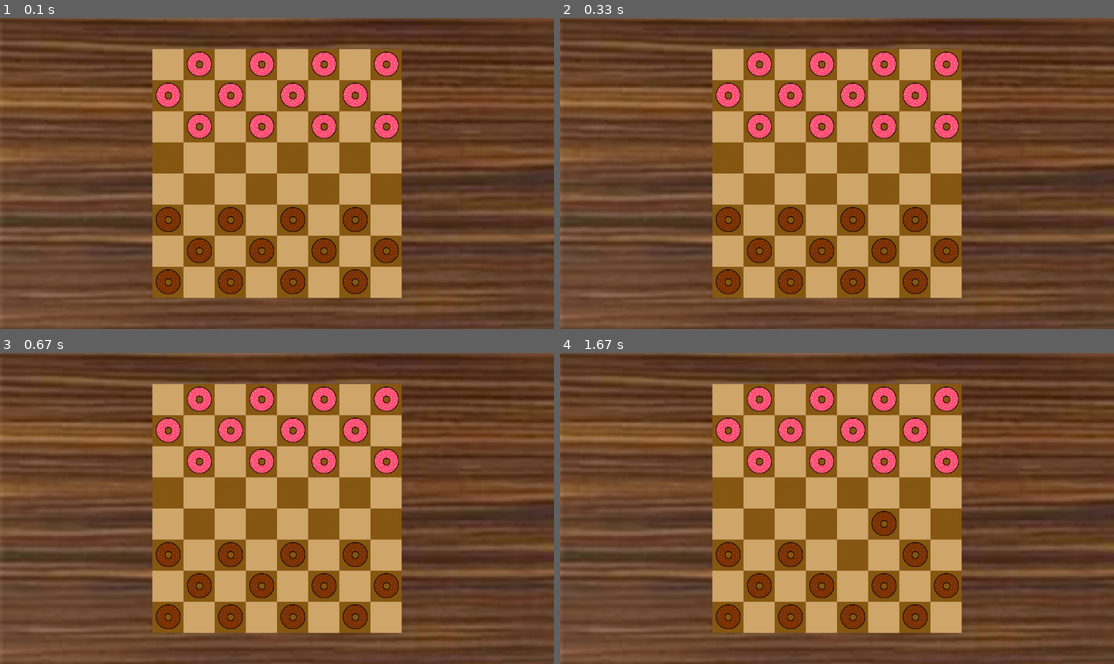
Above: before the commit, frames 1-4 (two rows, left to right).
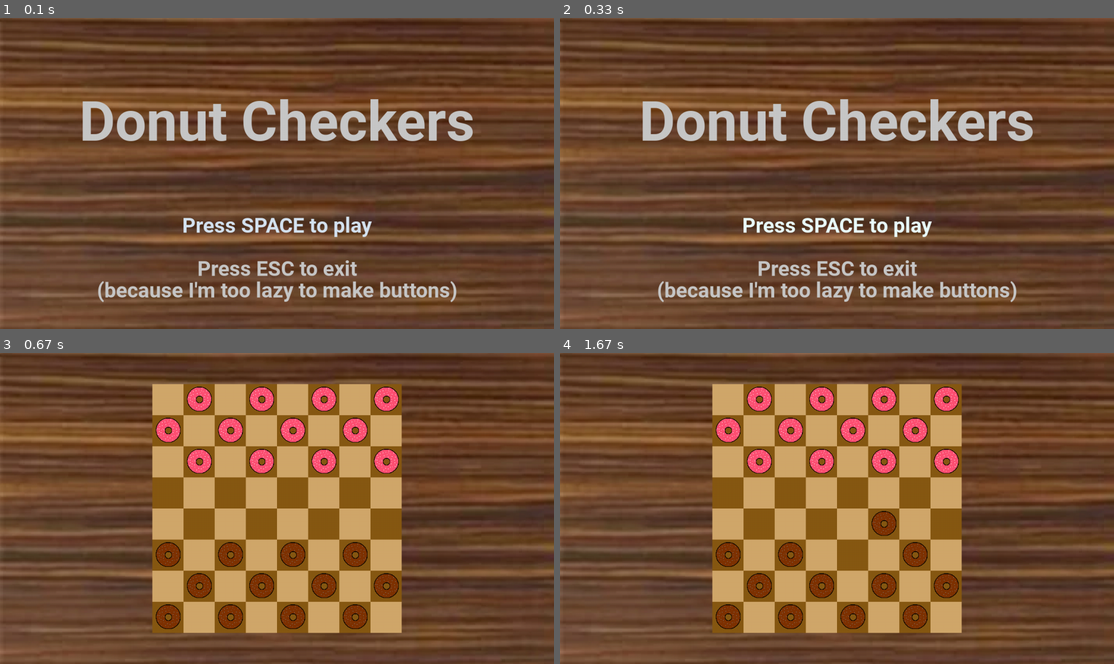
Above: after the commit, the same moments.

Repository: SeriousGuy888/pygame-checkers
Game: pygame game, started from __main__.py
Same seed, same stepped clock (60 frames per second), same inputs: the game is played once before the commit and once after it.
Inputs (mouse positions are in pixels of both pictures, inside the frame that each line leads up to):
- Up to frame 1 (0.1 s): no input
- Up to frame 2 (0.33 s): no input
- Up to frame 3 (0.67 s): tap Space at 0.33 s
- Up to frame 4 (1.67 s): press the mouse at (848, 402) at 0.7 s; move the mouse to (776, 424) at 0.8 s; release the mouse at (704, 446) at 0.93 s; click (842, 539) at 1.05 s; press the mouse at (842, 539) at 1.37 s; move the mouse to (897, 511) at 1.47 s; release the mouse at (947, 483) at 1.6 s

The runs differ from the first frame. In frame 1, 37% of the frame differs, in the area x 14-86%, y 9-92%; in frame 2, 37%; in frame 3, nothing differs; in frame 4, nothing differs.

Commit message:
added basic main menu
i dont want to make buttons though

Diff:
--- a/__main__.py
+++ b/__main__.py
@@ -10,6 +10,7 @@
 
 from pygame.locals import (
     K_ESCAPE,
+    K_SPACE,
     KEYDOWN,
     QUIT,
     MOUSEBUTTONDOWN,
@@ -71,6 +72,7 @@
 
 move_sounds = load_sounds_from_files(get_directory_files("./assets/sfx/move", "*.wav"))
 
+roboto_bold = "./assets/fonts/Roboto-Bold.ttf"
 
 # * red down; black up
 
@@ -82,11 +84,11 @@
 ghost_pieces = []
 squares = []
 jumped_pieces = []
+
 turn = 1
 winner = 2
 
-def main():
-    RUNNING = True # running variable - will be set to false when x is pressed, quitting the program
+def spawn_sprites():
     for x in range(1, SQUARE_DIMENSION + 1):
         for y in range(1, SQUARE_DIMENSION + 1):
             if (x + (1 - y % 2)) % 2 == 1:
@@ -106,86 +108,142 @@
                 if loop_square.x == x_coord and loop_square.y == y_coord:
                     pieces.append(piece.Piece(team, loop_square, False))
 
+def remove_sprites():
+    sprites = [pieces, king_pieces, ghost_pieces, squares, jumped_pieces]
+
+    for sprite in sprites:
+        sprite.clear()
+
+def show_text(font_file, font_size, text_colour, coords, string):
+    font = pygame.font.Font(font_file, font_size)
+
+    text = font.render(string, True, text_colour)
+    text_rect = text.get_rect()
+    text_rect.center = (x, y) = coords
+
+    return {"text": text, "rect": text_rect}
+
+def clamp(number, minimum, maximum):
+    val = number
+    if number < minimum: val = minimum
+    if number > maximum: val = maximum
+    return val
+
+def main():
+    RUNNING = True # running variable - will be set to false when x is pressed, quitting the program
+    game_state = 0
+    ticks = 0
+
     while RUNNING: # main game loop
+        pygame.display.update()
+        pygame.display.flip() # display the display to the display
+
+        ticks += 1 # increments the game's tick counter also apparently python has no ++ incrementor
+
         screen.blit(background_image, (0, 0)) # display background image
-        for loop_square in squares: # process all the squares
-            loop_square.render()
-
-        if winner != 0 and winner != 1:
-            for loop_piece in pieces: # process all the pieces
-                loop_piece.render()
-            for loop_ghost_piece in ghost_pieces: # process all the ghost pieces
-                loop_ghost_piece.render()
-
-
-        # mouse_collide = pygame.sprite.spritecollide
-        mouse_pos = pygame.mouse.get_pos()
-        mouse_pressed = pygame.mouse.get_pressed()
-        mouse_pos_x, mouse_pos_y = mouse_pos
-
-
-        if mouse_pressed[0]:
-            global turn
-            for loop_piece in pieces:
-                if(
-                    loop_piece.x * square_size + board_x_offset < mouse_pos_x and
-                    (loop_piece.x + 1) * square_size + board_x_offset > mouse_pos_x and
-                    loop_piece.y * square_size < mouse_pos_y and
-                    (loop_piece.y + 1) * square_size > mouse_pos_y and
-                    loop_piece.team == turn and
-                    loop_piece.selected == False
-                ):
-                    loop_piece.move_piece()
-
-            for loop_ghost_piece in ghost_pieces:
-                if(
-                    loop_ghost_piece.x * square_size + board_x_offset < mouse_pos_x and
-                    (loop_ghost_piece.x + 1) * square_size + board_x_offset > mouse_pos_x and
-                    loop_ghost_piece.y * square_size < mouse_pos_y and
-                    (loop_ghost_piece.y + 1) * square_size > mouse_pos_y
-                ):
-                    pygame.mixer.Sound.play(random.choice(move_sounds))
-                    turn = [1, 0][loop_piece.team]
-                    loop_ghost_piece.move_ghosted_piece()
-
 
         for event in pygame.event.get(): # process every event
             if event.type == KEYDOWN: # detect key presses
-                if event.key == K_ESCAPE: # detect esc
-                    RUNNING = False # quit
+                if game_state == 0:
+                    if event.key == K_SPACE:
+                        game_state = 1
+                        spawn_sprites()
+                    if event.key == K_ESCAPE:
+                        RUNNING = False
+                if game_state == 1:
+                    if event.key == K_ESCAPE:
+                        game_state = 0
+                        remove_sprites()
             if event.type == QUIT: # press quit
                 RUNNING = False # kills stuffs :D
 
-        # pieces[3].move_piece()
-
-        if winner == 0:
-            screen.blit(
-                pygame.transform.scale( # resize to fit squares
-                    pygame.image.load("assets/textures/donut_monster/red_donut_monster_with_trophy.png"), # the images
-                    (square_size * 4, square_size * 8) # image dimensions
-                ),
-                ( # pixel location
-                    int(SCREEN_WIDTH / 2 - (square_size * 2)),
-                    square_size
+        if game_state == 0:
+            boring_colour = (200, 200, 200)
+            start_colour = (
+                clamp(200 + (ticks % 50 * 2), 0, 255),
+                clamp(200 + (ticks % 50 * 4), 0, 255),
+                clamp(200 + (ticks % 50 * 6), 0, 255)
+            )
+
+            title_y = SCREEN_HEIGHT // 3
+
+            title = show_text(roboto_bold, 128, boring_colour, (SCREEN_WIDTH // 2, title_y), "Donut Checkers")
+            start = show_text(roboto_bold, 48, start_colour, (SCREEN_WIDTH // 2, SCREEN_HEIGHT // 3 * 2), "Press SPACE to play")
+            exiting = show_text(roboto_bold, 48, boring_colour, (SCREEN_WIDTH // 2, SCREEN_HEIGHT // 3 * 2 + 100), "Press ESC to exit")
+            buttons = show_text(roboto_bold, 48, boring_colour, (SCREEN_WIDTH // 2, SCREEN_HEIGHT // 3 * 2 + 150), "(because I'm too lazy to make buttons)")
+
+            screen.blit(title["text"], title["rect"])
+            screen.blit(start["text"], start["rect"])
+            screen.blit(exiting["text"], exiting["rect"])
+            screen.blit(buttons["text"], buttons["rect"])
+        if game_state == 1:
+            for loop_square in squares: # process all the squares
+                loop_square.render()
+
+            if winner not in (0, 1):
+                for loop_piece in pieces: # process all the pieces
+                    loop_piece.render()
+                for loop_ghost_piece in ghost_pieces: # process all the ghost pieces
+                    loop_ghost_piece.render()
+
+
+            # mouse_collide = pygame.sprite.spritecollide
+            mouse_pos = pygame.mouse.get_pos()
+            mouse_pressed = pygame.mouse.get_pressed()
+            mouse_pos_x, mouse_pos_y = mouse_pos
+
+
+            if mouse_pressed[0]:
+                global turn
+                for loop_piece in pieces:
+                    if(
+                        loop_piece.x * square_size + board_x_offset < mouse_pos_x and
+                        (loop_piece.x + 1) * square_size + board_x_offset > mouse_pos_x and
+                        loop_piece.y * square_size < mouse_pos_y and
+                        (loop_piece.y + 1) * square_size > mouse_pos_y and
+                        loop_piece.team == turn and
+                        not loop_piece.selected
+                    ):
+                        loop_piece.move_piece()
+
+                for loop_ghost_piece in ghost_pieces:
+                    if(
+                        loop_ghost_piece.x * square_size + board_x_offset < mouse_pos_x and
+                        (loop_ghost_piece.x + 1) * square_size + board_x_offset > mouse_pos_x and
+                        loop_ghost_piece.y * square_size < mouse_pos_y and
+                        (loop_ghost_piece.y + 1) * square_size > mouse_pos_y
+                    ):
+                        pygame.mixer.Sound.play(random.choice(move_sounds))
+                        turn = [1, 0][loop_piece.team]
+                        loop_ghost_piece.move_ghosted_piece()
+
+            # pieces[3].move_piece()
+
+            if winner == 0:
+                screen.blit(
+                    pygame.transform.scale( # resize to fit squares
+                        pygame.image.load("assets/textures/donut_monster/red_donut_monster_with_trophy.png"), # the images
+                        (square_size * 4, square_size * 8) # image dimensions
+                    ),
+                    ( # pixel location
+                        int(SCREEN_WIDTH / 2 - (square_size * 2)),
+                        square_size
+                    )
                 )
-            )
-
-        elif winner == 1:
-            screen.blit(
-                pygame.transform.scale( # resize to fit squares
-                    pygame.image.load("assets/textures/donut_monster/black_donut_monster_with_trophy.png"), # the images
-                    (square_size * 4, square_size * 8) # image dimensions
-                ),
-                ( # pixel location
-                    int(SCREEN_WIDTH / 2 - (square_size * 4)),
-                    square_size
+
+            elif winner == 1:
+                screen.blit(
+                    pygame.transform.scale( # resize to fit squares
+                        pygame.image.load("assets/textures/donut_monster/black_donut_monster_with_trophy.png"), # the images
+                        (square_size * 4, square_size * 8) # image dimensions
+                    ),
+                    ( # pixel location
+                        int(SCREEN_WIDTH / 2 - (square_size * 4)),
+                        square_size
+                    )
                 )
-            )
-
-        # print(f"Ghost piece count: {len(ghost_pieces)}")
-
-        pygame.display.update()
-        pygame.display.flip() # display the display to the display
+
+            # print(f"Ghost piece count: {len(ghost_pieces)}")
 
 
 main()
Binary file added: assets/fonts/Roboto-Bold.ttf
